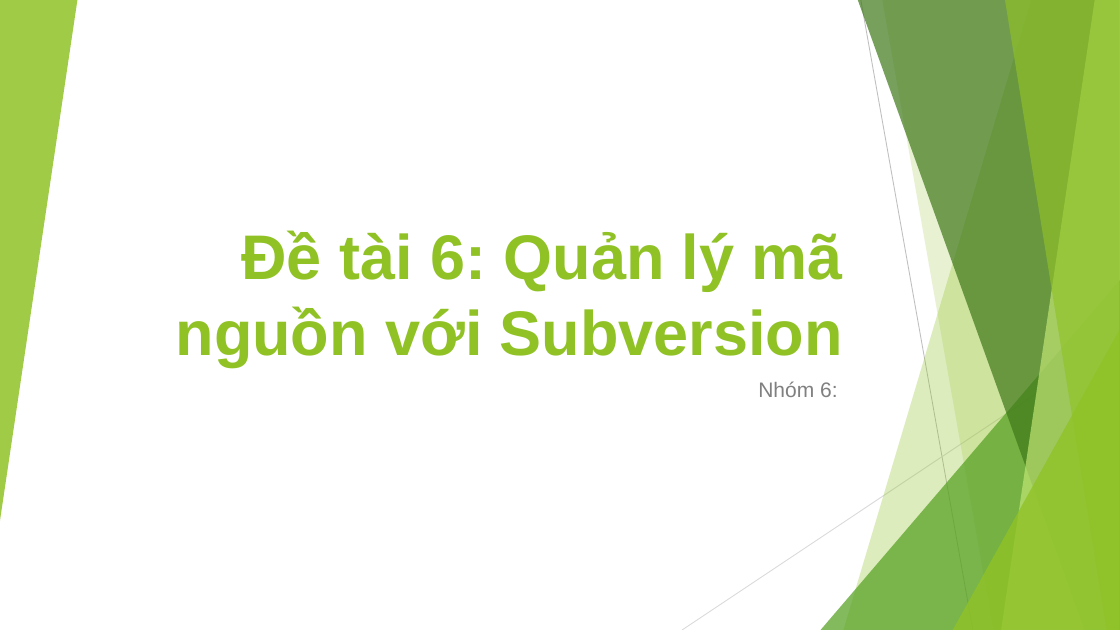
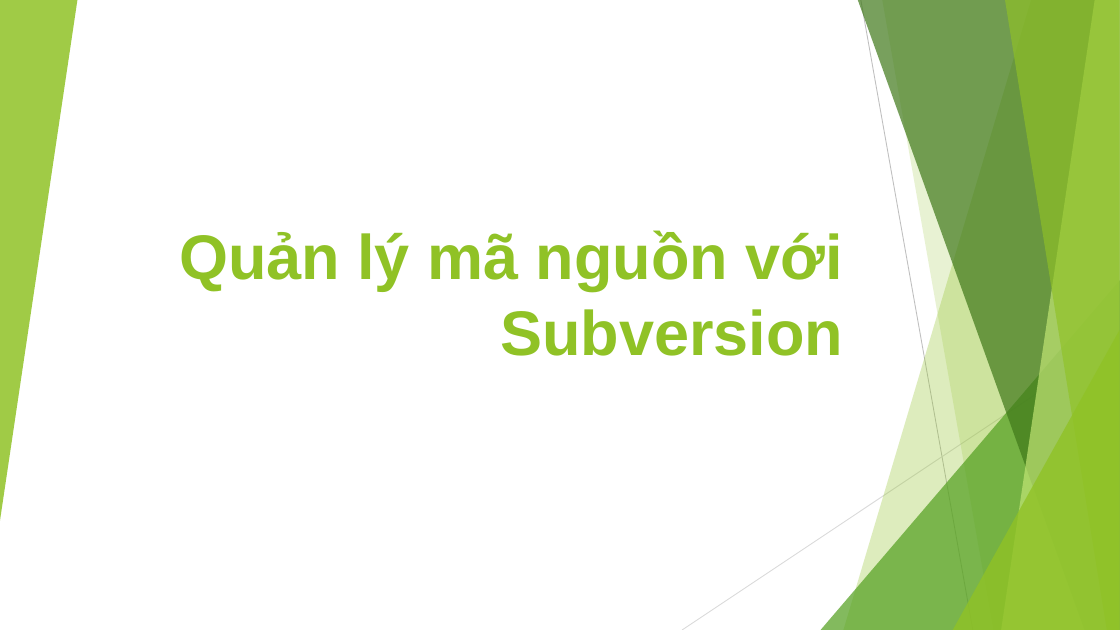
Before and after one commit to leqnam/pmbok-rnl, a slide deck: slide 4 of Bao-cao-QLDA/Nhom-6_SVN.pptx (slide 1 before the commit). Drawn at 1120x630 pixels with LibreOffice and Linux fonts; fonts in the diff are those of the drawing. Boxes give left, top, right and bottom in pixels: in the first picture for what was removed or moved away, otherwise in the second. Text is boxed around its words. In the diff, an @@ line names an element or a change of style, - is before the commit and + after.

Commit message:
update slide

```diff
--- a/Bao-cao-QLDA/Nhom-6_SVN.pptx
+++ b/Bao-cao-QLDA/Nhom-6_SVN.pptx
@@ title at (179,230,843,356): text changed @@
-Đề tài 6: Quản lý mã nguồn với Subversion
+Quản lý mã nguồn với Subversion
@@ subtitle removed at (758,381,837,397) @@
-Nhóm 6:
```
Also in this commit, not shown: 1 other slide changed, 4 slides added.
